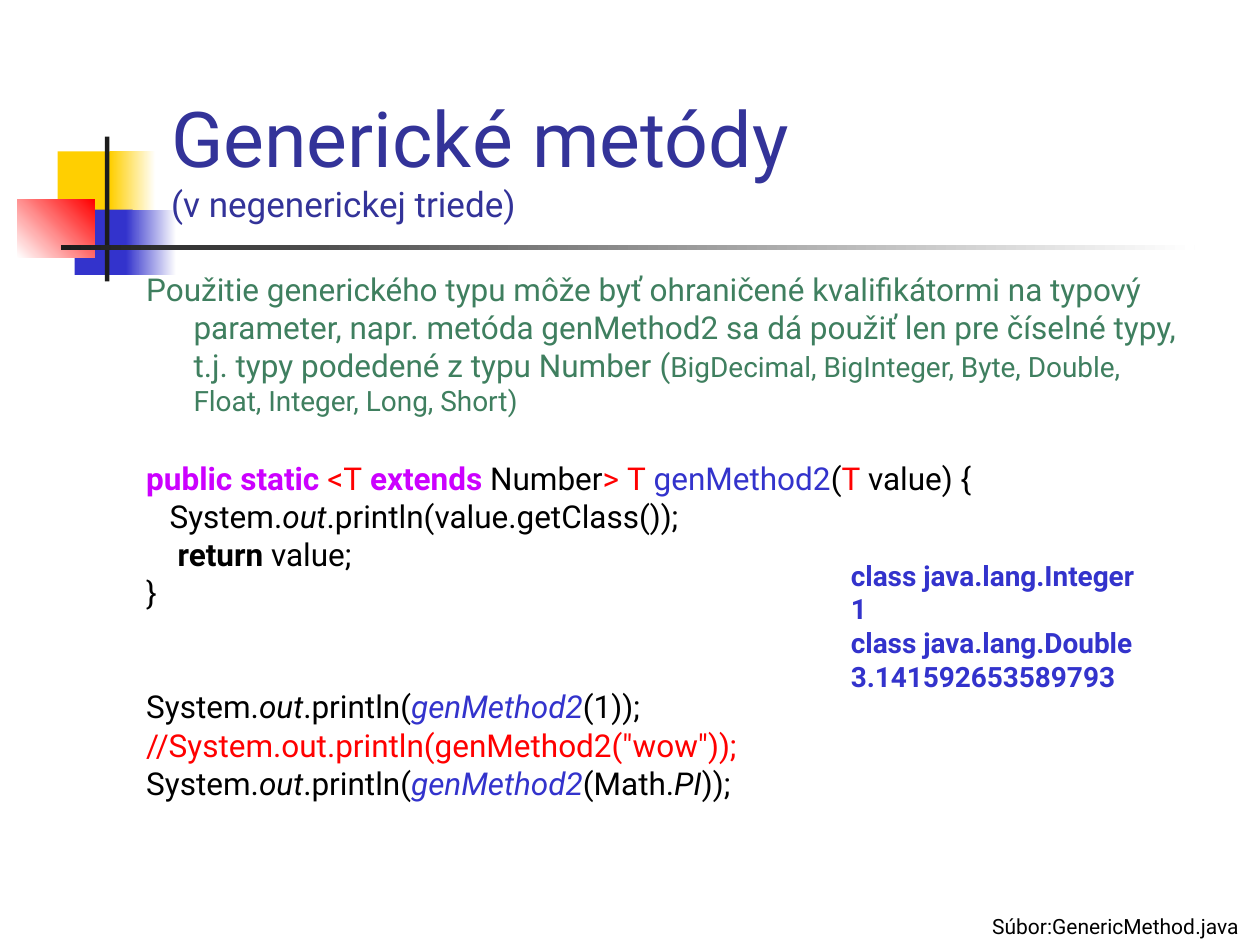
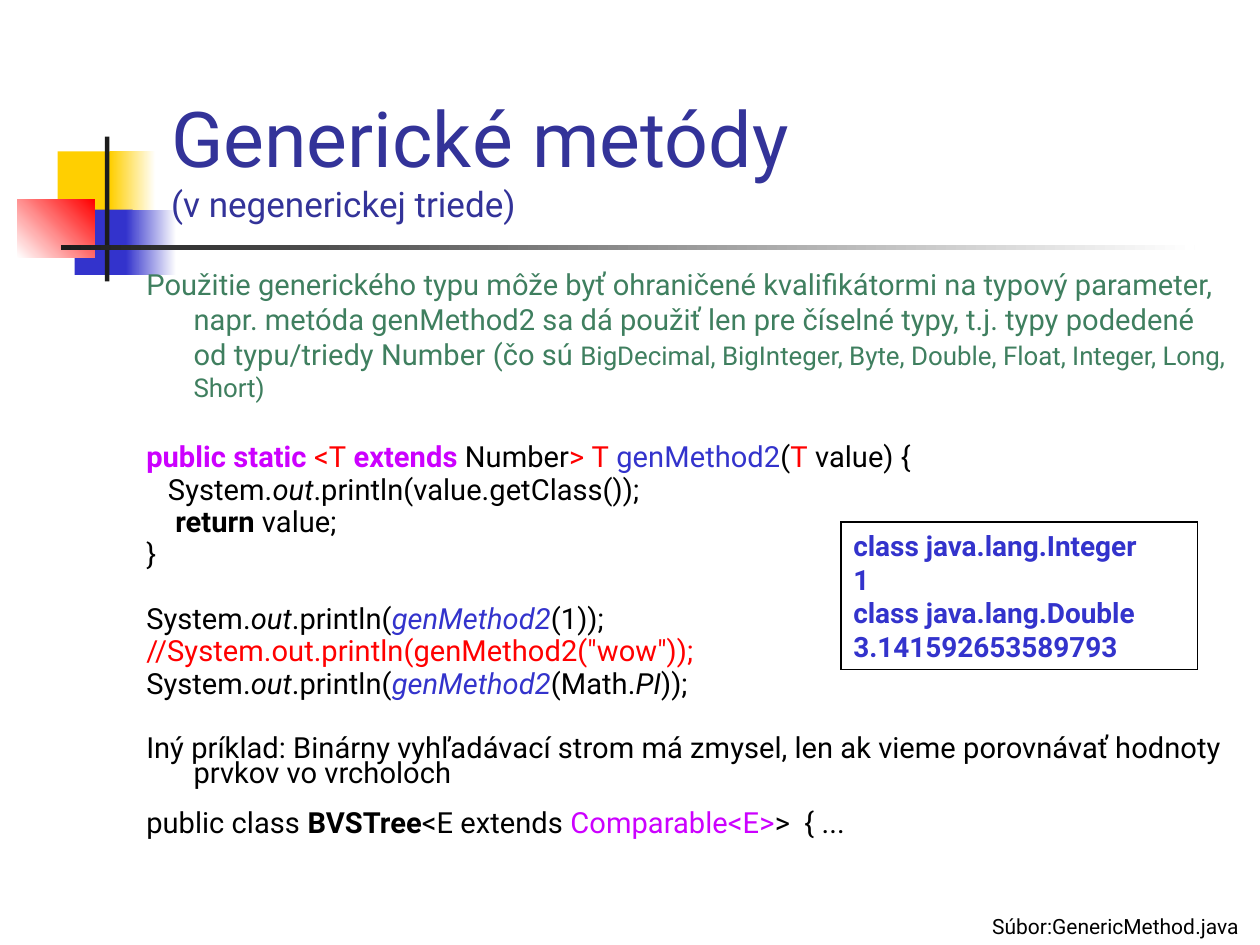
Before and after one commit to Programovanie4/Prednasky, a slide deck: slide 20 of 05/05_java.ppt. Drawn at 1260x945 pixels with LibreOffice and Linux fonts; fonts in the diff are those of the drawing. Boxes give left, top, right and bottom in pixels: in the first picture for what was removed or moved away, otherwise in the second. Text is boxed around its words. In the diff, an @@ line names an element or a change of style, - is before the commit and + after.

```diff
--- a/05/05_java.ppt
+++ b/05/05_java.ppt
@@ text at [146, 268, 1226, 403]: text changed; size 18 to 16.6 pt @@
-Použitie generického typu môže byť ohraničené kvalifikátormi na typový parameter, napr. metóda genMethod2 sa dá použiť len pre číselné typy, t.j. typy podedené z typu Number (BigDecimal, BigInteger, Byte, Double, Float, Integer, Long, Short)
+Použitie generického typu môže byť ohraničené kvalifikátormi na typový parameter, napr. metóda genMethod2 sa dá použiť len pre číselné typy, t.j. typy podedené od typu/triedy Number (čo sú BigDecimal, BigInteger, Byte, Double, Float, Integer, Long, Short)
@@ text at [146, 444, 894, 701]: size 18 to 16.6 pt in "public static <T extends Number> T genMethod2(T ...", "System.out.println(value.getClass());", "return value;", "}" and 3 more places; line spacing 0.8 to 0.7 @@
@@ rectangle "class java.lang.Integer": place and size @@
-rectangle "class java.lang.Integer" at [851, 565, 1134, 688]
+rectangle "class java.lang.Integer" at [840, 522, 1197, 669]
@@ rectangle "class java.lang.Integer" at [840, 522, 1197, 669]: outline none to #000000 0.74 pt @@
@@ text at [146, 734, 1220, 839]: paragraphs added @@
+Iný príklad: Binárny vyhľadávací strom má zmysel, len ak vieme porovnávať hodnoty prvkov vo vrcholoch
+public class BVSTree<E extends Comparable<E>> { ...
```
Also in this commit, not shown: 28 other slides changed, 1 slide added, 1 slide removed, 1 other file.
